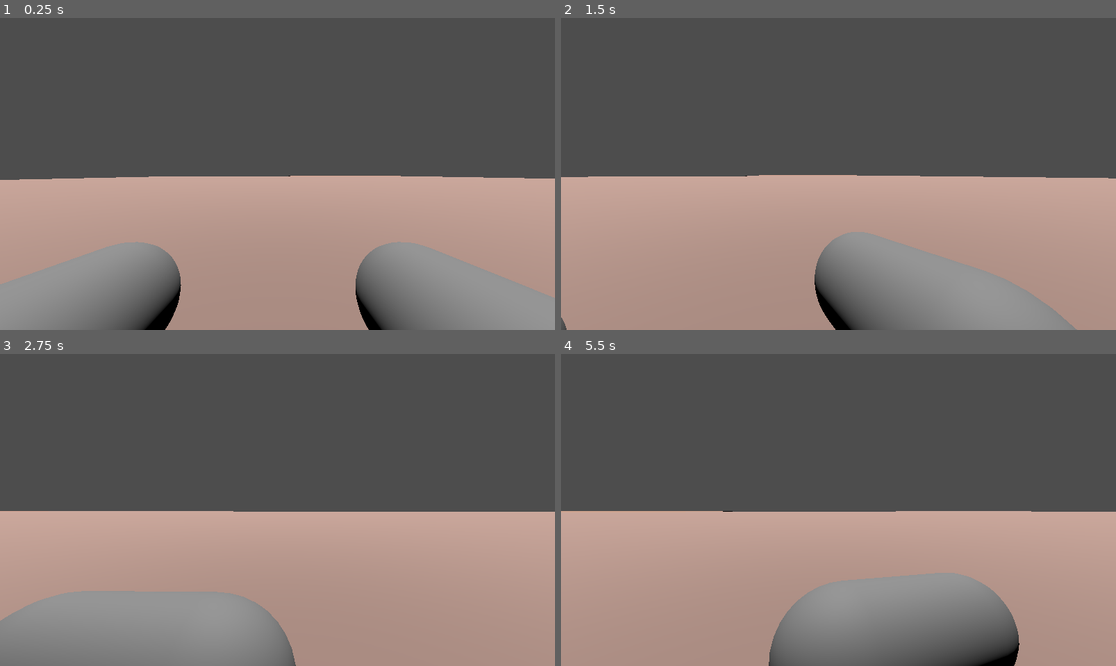
Above: before the commit, frames 1-4 (two rows, left to right).
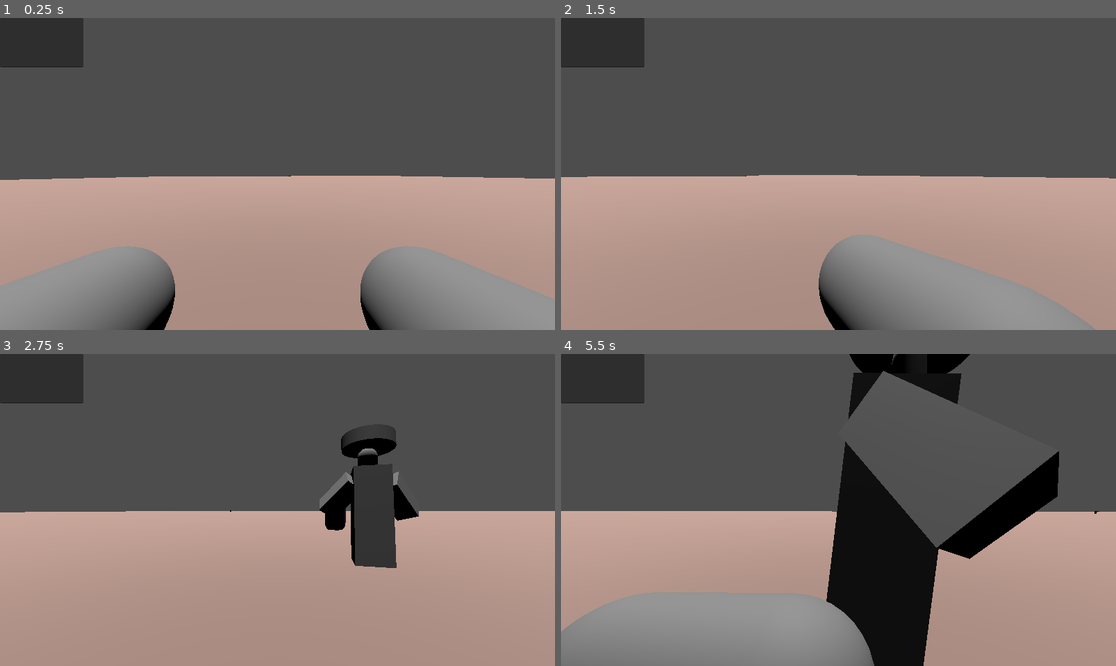
Above: after the commit, the same moments.

Repository: StudioXPEtudiant/-25-26.QC.S.S2_Escape-Night
Game: Godot game, scene res://Laboratoir(scène).tscn
The game is run twice, just before and just after one commit, with the same random seed, the same clock (stepped at 60 frames per second) and the same inputs.
Inputs (mouse positions are in pixels of both pictures, inside the frame that each line leads up to):
- Up to frame 1 (0.25 s): no input
- Up to frame 2 (1.5 s): tap Enter at 0.5 s; move the mouse to (866, 174) at 0.52 s; hold Up (Avance) from 0.53 s (still down); click (866, 174) at 0.6 s; tap Space (Saut) at 0.77, 1.25 s; move the mouse to (810, 174) at 1.27 s; tap C (Accroupir) at 1.35 s
- Up to frame 3 (2.75 s): keep holding Up (Avance); tap Space (Saut) at 1.52 s; click (249, 510) at 1.55 s; tap Enter at 2 s; move the mouse to (288, 503) at 2.02 s; tap Down (Recule) at 2.1 s; click (288, 503) at 2.3 s
- Up to frame 4 (5.5 s): keep holding Up (Avance); move the mouse to (832, 516) at 2.77 s; tap Shift (Sprint) at 2.85 s; tap Space (Saut) at 3.02, 3.5, 3.77, 4.52 s; click (832, 516) at 3.05 s; move the mouse to (877, 513) at 3.52 s; click (877, 513) at 3.6 s; tap R (Reload, bound only after the commit) at 4.15 s; move the mouse to (794, 506) at 4.27 s; click (794, 506) at 4.35 s; tap Enter at 5 s; move the mouse to (844, 510) at 5.02 s; hold C (Accroupir) from 5.03 s (still down); click (844, 510) at 5.3 s

The runs differ from the first frame. In frame 1, 3.3% of the frame differs, in the area x 0-100%, y 0-100%; in frame 2, 3.1%; in frame 3, 17%; in frame 4, 30%, in the area x 0-97%, y 0-100%.
Error before the commit: Invalid assignment of property or key 'height' with value of type 'float' on a base object of type 'BoxShape3D'. (res://script/personnage_principal.gd:79)
Error after the commit: Attempt to call function 'is_visible' in base 'null instance' on a null instance. (res://Pistolet.gd:7)

Commit message:
Début script Gun et Réparation de certain truc

Diff:
--- a/Gun.tscn
+++ b/Gun.tscn
@@ -1,11 +1,15 @@
-[gd_scene load_steps=3 format=3 uid="uid://c0kvsgxmf8uis"]
+[gd_scene load_steps=4 format=3 uid="uid://c0kvsgxmf8uis"]
 
 [sub_resource type="BoxMesh" id="BoxMesh_8654n"]
 
 [sub_resource type="SphereShape3D" id="SphereShape3D_8654n"]
 radius = 1.99997
 
-[node name="Node3D" type="Node3D"]
+[sub_resource type="CylinderShape3D" id="CylinderShape3D_8654n"]
+height = 0.0267334
+radius = 0.00830078
+
+[node name="Pistolet" type="Node3D"]
 
 [node name="MeshInstance3D" type="MeshInstance3D" parent="."]
 transform = Transform3D(0.0299916, 0, 0, 0, 0.0929738, 0, 0, 0, 0.0299916, 0, 0, 0)
@@ -19,5 +23,16 @@
 transform = Transform3D(0.0299916, 0, 0, 0, -0.00040081, 0.0299913, 0, -0.092973, -0.000129293, 0, 0.032, 0.047)
 mesh = SubResource("BoxMesh_8654n")
 
-[node name="CollisionShape3D" type="CollisionShape3D" parent="."]
+[node name="Zone de ramassage" type="Area3D" parent="."]
+transform = Transform3D(1, 0, 0, 0, 1, 0, 0, 0, 1, 0, 0, 0)
+
+[node name="Zone de ramassage" type="CollisionShape3D" parent="Zone de ramassage"]
+transform = Transform3D(1, 0, 0, 0, 1, 0, 0, 0, 1, 0, 0, 0)
 shape = SubResource("SphereShape3D_8654n")
+
+[node name="Sorti de canon2" type="Area3D" parent="."]
+transform = Transform3D(1, 0, 0, 0, 1, 5.21737e-15, 0, 0, 1, 0, 5.47081e-09, 0)
+
+[node name="Sorti de canon" type="CollisionShape3D" parent="Sorti de canon2"]
+transform = Transform3D(1, 0, 0, 0, -4.37114e-08, -1, 0, 1, -4.37114e-08, 0, 0.0322147, 0.10205)
+shape = SubResource("CylinderShape3D_8654n")
--- a/Laboratoir(scène).tscn
+++ b/Laboratoir(scène).tscn
@@ -36,7 +36,6 @@
 size = Vector3(250, 2.5, 400)
 
 [node name="Node3D" type="Node3D"]
-transform = Transform3D(1, 0, 0, 0, 1, 0, 0, 0, 1, 0, -0.0173149, 0)
 
 [node name="Monstre" parent="." instance=ExtResource("1_dxf6b")]
 transform = Transform3D(1, 0, 0, 0, 1, 0, 0, 0, 1, -2.54519, 1, -8.79493)
@@ -73,4 +72,4 @@
 mesh = SubResource("BoxMesh_e456h")
 
 [node name="Node3D" parent="." instance=ExtResource("3_755ep")]
-transform = Transform3D(1, 0, 0, 0, 1, 0, 0, 0, 1, 4.01941, 2.90574, -1.56973)
+transform = Transform3D(1, 0, 0, 0, 1, 0, 0, 0, 1, 4.01941, 2.15465, -1.56973)
--- a/Monstre.tscn
+++ b/Monstre.tscn
@@ -13,36 +13,35 @@
 
 [sub_resource type="CapsuleMesh" id="CapsuleMesh_xjwih"]
 
-[sub_resource type="BoxShape3D" id="BoxShape3D_ialkv"]
-size = Vector3(0.681641, 1.38299, 0.623169)
+[sub_resource type="BoxShape3D" id="BoxShape3D_2n36j"]
+size = Vector3(2.07281, 2.77927, 1)
 
 [node name="Node3D" type="CharacterBody3D"]
-transform = Transform3D(1, 0, 0, 0, 1, 0, 0, 0, 1, -0.167518, -0.558997, 0)
 script = ExtResource("1_dd7hk")
 
 [node name="Bras_Gauche" type="MeshInstance3D" parent="."]
-transform = Transform3D(0.291394, -0.535974, 0.0123468, 0.192385, 0.540554, 0.217004, -0.146217, -0.356901, 0.310127, 0.741277, 2.04528, 0.21534)
+transform = Transform3D(0.291394, -0.535974, 0.0123468, 0.192385, 0.540554, 0.217004, -0.146217, -0.356901, 0.310127, 0.571701, 1.51134, 0.21534)
 mesh = SubResource("BoxMesh_2n36j")
 
 [node name="Bras_Droit" type="MeshInstance3D" parent="."]
-transform = Transform3D(0.29328, 0.480138, -0.102764, -0.0949481, 0.564596, 0.264046, 0.219712, -0.396918, 0.251281, -0.335392, 2.00849, 0.205141)
+transform = Transform3D(0.29328, 0.480138, -0.102764, -0.0949481, 0.564596, 0.264046, 0.219712, -0.396918, 0.251281, -0.504968, 1.47455, 0.205141)
 mesh = SubResource("BoxMesh_xjwih")
 
 [node name="Corp" type="MeshInstance3D" parent="."]
-transform = Transform3D(0.651536, 0, 0, 0, 1.92439, -0.0719166, 0, 0.233764, 0.592034, 0.184639, 1.58162, 0.0349089)
+transform = Transform3D(0.651536, 0, 0, 0, 1.92439, -0.0719166, 0, 0.233764, 0.592034, 0.0150633, 1.04768, 0.0349089)
 mesh = SubResource("BoxMesh_c74gb")
 
 [node name="tête" type="MeshInstance3D" parent="."]
-transform = Transform3D(1, 0, 0, 0, -0.131104, 0.125307, 0, -0.0180591, -0.909684, 0.203322, 3.10205, 0.244101)
+transform = Transform3D(1, 0, 0, 0, -0.131104, 0.125307, 0, -0.0180591, -0.909684, 0.0337463, 2.56811, 0.244101)
 mesh = SubResource("CylinderMesh_2n36j")
 
 [node name="NavigationAgent3D" type="NavigationAgent3D" parent="."]
 script = ExtResource("2_2n36j")
 
 [node name="cou" type="MeshInstance3D" parent="."]
-transform = Transform3D(0.368559, 0, 0, 0, 0.352906, 0, 0, 0, 0.241753, 0.203744, 2.64388, 0.225868)
+transform = Transform3D(0.368559, 0, 0, 0, 0.352906, 0, 0, 0, 0.241753, 0.0341683, 2.10994, 0.225868)
 mesh = SubResource("CapsuleMesh_xjwih")
 
 [node name="CollisionShape3D" type="CollisionShape3D" parent="."]
-transform = Transform3D(2.89356, 0, 0, 0, 2, 0, 0, 0, 2, 0.193105, 1.96094, 0.123169)
-shape = SubResource("BoxShape3D_ialkv")
+transform = Transform3D(1, 0, 0, 0, 1, 0, 0, 0, 1, 0.0145876, 1.40626, 0.123169)
+shape = SubResource("BoxShape3D_2n36j")
--- /dev/null
+++ b/Pistolet.gd
@@ -0,0 +1,12 @@
+extends Node3D
+@export var amo = 10
+
+@onready var Gun = $Node3D
+
+func _physics_process(delta: float) -> void:
+	if Gun.is_visible(true) and Input.is_action_just_pressed("Attaque"):# click gauche
+		amo = amo - 1
+
+
+	if Gun.is_visible and Input.is_action_just_pressed("Reload"):# r
+		amo = 10
--- /dev/null
+++ b/amo_indicator.gd
@@ -0,0 +1,8 @@
+extends TextEdit
+
+@onready var Gun = $Node3D
+
+
+func _process(delta: float) -> void:
+	text = Gun.var.amo
+	pass
--- a/node_3d.tscn
+++ b/node_3d.tscn
@@ -1,29 +1,41 @@
-[gd_scene load_steps=5 format=3 uid="uid://c3m58220ohf4b"]
+[gd_scene load_steps=8 format=3 uid="uid://c3m58220ohf4b"]
 
 [ext_resource type="Script" uid="uid://dd8joq86u5u3m" path="res://script/personnage_principal.gd" id="1_rp3qt"]
 [ext_resource type="Script" uid="uid://h4ewu3wk3ej6" path="res://script/camera_3d.gd" id="2_jswb2"]
+[ext_resource type="PackedScene" uid="uid://c0kvsgxmf8uis" path="res://Gun.tscn" id="3_a0tk4"]
+[ext_resource type="Script" uid="uid://b630xd7fltal7" path="res://Pistolet.gd" id="4_r3fl7"]
+[ext_resource type="Script" uid="uid://b7vu1xjdxmllh" path="res://amo_indicator.gd" id="5_jka67"]
 
 [sub_resource type="CapsuleMesh" id="CapsuleMesh_odvco"]
 
 [sub_resource type="BoxShape3D" id="BoxShape3D_ma6vh"]
-size = Vector3(1, 1.44141, 1)
+size = Vector3(1, 1.44141, 0.763611)
 
 [node name="Player" type="CharacterBody3D"]
-transform = Transform3D(1, 0, 0, 0, 1, 0, 0, 0, 1, 0, 0.813962, 0)
 script = ExtResource("1_rp3qt")
 
 [node name="MeshInstance3D2" type="MeshInstance3D" parent="."]
-transform = Transform3D(0.247799, 0, 0, 0, 0.0184483, -0.255721, 0, 0.29653, 0.0159094, -0.366102, 0, -0.322373)
+transform = Transform3D(0.247799, 0, 0, 0, 0.0184483, -0.255721, 0, 0.29653, 0.0159094, -0.408645, 0, -0.0883396)
 mesh = SubResource("CapsuleMesh_odvco")
 
 [node name="MeshInstance3D" type="MeshInstance3D" parent="."]
-transform = Transform3D(0.247799, 0, 0, 0, 0.0184483, -0.255721, 0, 0.29653, 0.0159094, 0.316715, 0, -0.322373)
+transform = Transform3D(0.247799, 0, 0, 0, 0.0184483, -0.255721, 0, 0.29653, 0.0159094, 0.274172, 0, -0.0883396)
 mesh = SubResource("CapsuleMesh_odvco")
 
 [node name="Camera3D" type="Camera3D" parent="."]
-transform = Transform3D(1, 0, 0, 0, 1, 0, 0, 0, 1, 0, 0.284684, 0)
+transform = Transform3D(1, 0, 0, 0, 1, 0, 0, 0, 1, -0.0425433, 0.284684, 0.2036)
 script = ExtResource("2_jswb2")
 
 [node name="CollisionShape3D" type="CollisionShape3D" parent="."]
-transform = Transform3D(1, 0, 0, 0, 1, 0, 0, 0, 1, 0, -0.220703, 0)
+transform = Transform3D(1, 0, 0, 0, 1, 0, 0, 0, 1, -0.0425433, -0.220703, -0.0180113)
 shape = SubResource("BoxShape3D_ma6vh")
+
+[node name="Pistolet" parent="." instance=ExtResource("3_a0tk4")]
+transform = Transform3D(-1, 0, -1.79233e-07, 0, 1.67647, 0, 8.74228e-08, 0, -2.05019, 0.245476, 0.0688129, -0.352129)
+visible = false
+script = ExtResource("4_r3fl7")
+
+[node name="TextEdit" type="TextEdit" parent="."]
+offset_right = 173.0
+offset_bottom = 103.0
+script = ExtResource("5_jka67")
--- a/project.godot
+++ b/project.godot
@@ -80,3 +80,13 @@
 "events": [Object(InputEventKey,"resource_local_to_scene":false,"resource_name":"","device":-1,"window_id":0,"alt_press …(191 unchanged characters)…
 ]
 }
+Attaque={
+"deadzone": 0.2,
+"events": [Object(InputEventMouseButton,"resource_local_to_scene":false,"resource_name":"","device":-1,"window_id":0,"alt_pressed":false,"shift_pressed":false,"ctrl_pressed":false,"meta_pressed":false,"button_mask":0,"position":Vector2(0, 0),"global_position":Vector2(0, 0),"factor":1.0,"button_index":1,"canceled":false,"pressed":false,"double_click":false,"script":null)
+]
+}
+Reload={
+"deadzone": 0.2,
+"events": [Object(InputEventKey,"resource_local_to_scene":false,"resource_name":"","device":-1,"window_id":0,"alt_pressed":false,"shift_pressed":false,"ctrl_pressed":false,"meta_pressed":false,"pressed":false,"keycode":0,"physical_keycode":82,"key_label":0,"unicode":114,"location":0,"echo":false,"script":null)
+]
+}
--- a/script/camera_3d.gd
+++ b/script/camera_3d.gd
@@ -5,7 +5,7 @@
 #@export var sens_souris: float = 1e-2# sensibilité de la cam
 func _process(delta: float) -> void:
 	Input.get_last_mouse_velocity()
-	rotation.y = clamp(rotation.y, deg_to_rad(-80), deg_to_rad(80))
+	#rotation.y = clamp(rotation.y, deg_to_rad(-180), deg_to_rad(180))
 	rotation.x = clamp(rotation.x, deg_to_rad(-80), deg_to_rad(80))
 
 func _input(event):
--- a/script/monstreIA V1.0.gd
+++ b/script/monstreIA V1.0.gd
@@ -13,7 +13,7 @@
 func _ready():
 	player = get_tree().get_first_node_in_group("player")
 
-func _physics_process(delta):
+func _physics_process(_delta):
 	if player == null:
 		return
 
Not shown, added: Pistolet.gd.uid
Not shown, added: amo_indicator.gd.uid
